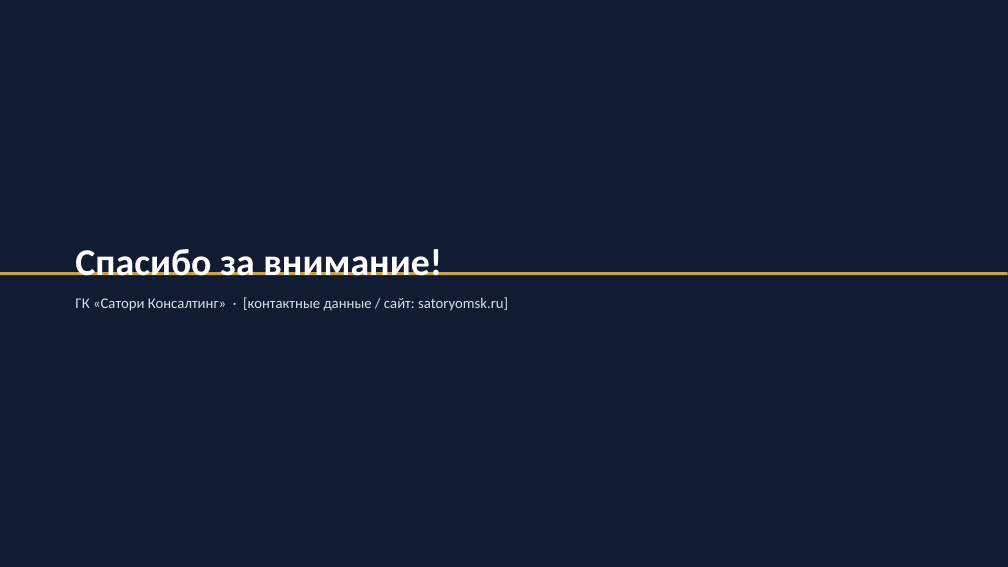
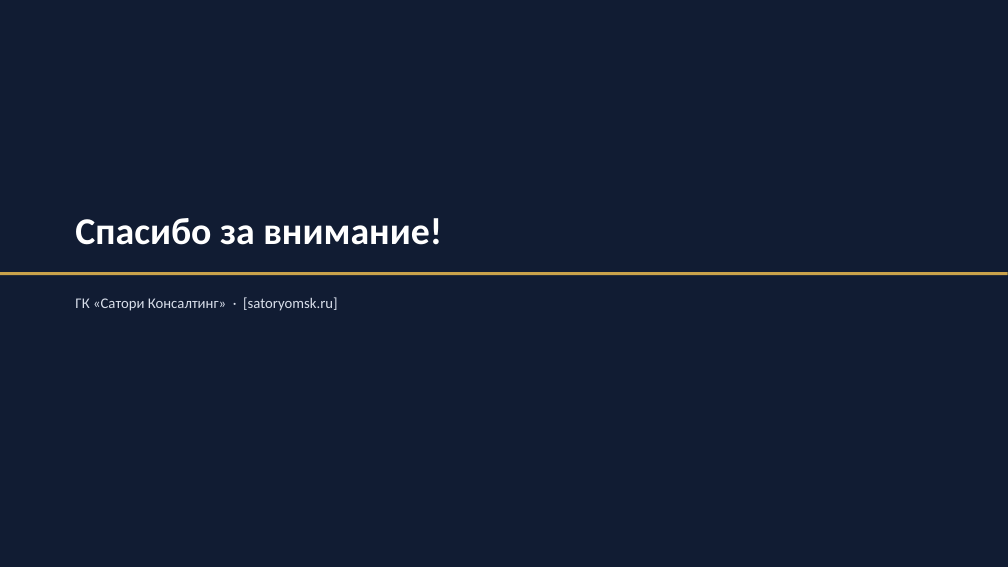
Before and after one commit to ppljc/omstu-works-4, a slide deck: slide 10 of Практика/Блок 14.pptx. Drawn at 1008x567 pixels with LibreOffice and Linux fonts; fonts in the diff are those of the drawing. Boxes give left, top, right and bottom in pixels: in the first picture for what was removed or moved away, otherwise in the second. Text is boxed around its words. In the diff, an @@ line names an element or a change of style, - is before the commit and + after.

```diff
--- a/Практика/Блок 14.pptx
+++ b/Практика/Блок 14.pptx
@@ text "Спасибо за внимание!" moved from (x1=75, y1=249, x2=442, y2=276) to (x1=75, y1=218, x2=442, y2=245) @@
@@ text at (x1=75, y1=297, x2=337, y2=311): text changed @@
-ГК «Сатори Консалтинг» · [контактные данные / сайт: satoryomsk.ru]
+ГК «Сатори Консалтинг» · [satoryomsk.ru]
```
Also in this commit, not shown: 8 other slides changed, 1 slide added, 1 slide removed, 1 other file.
